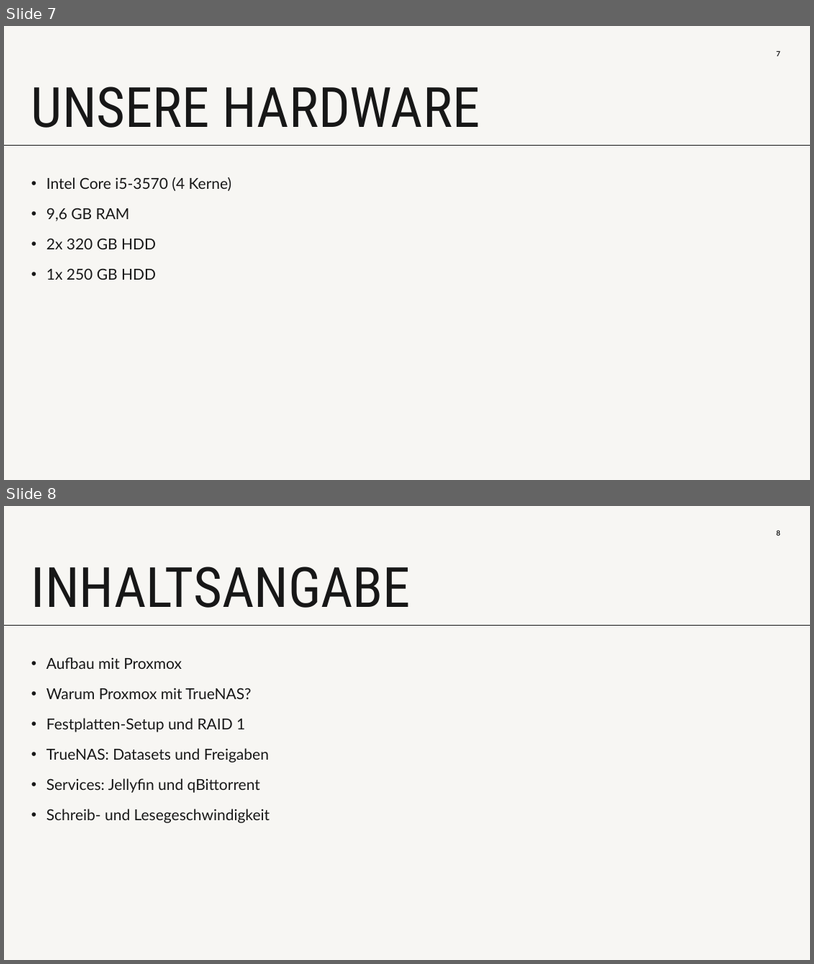
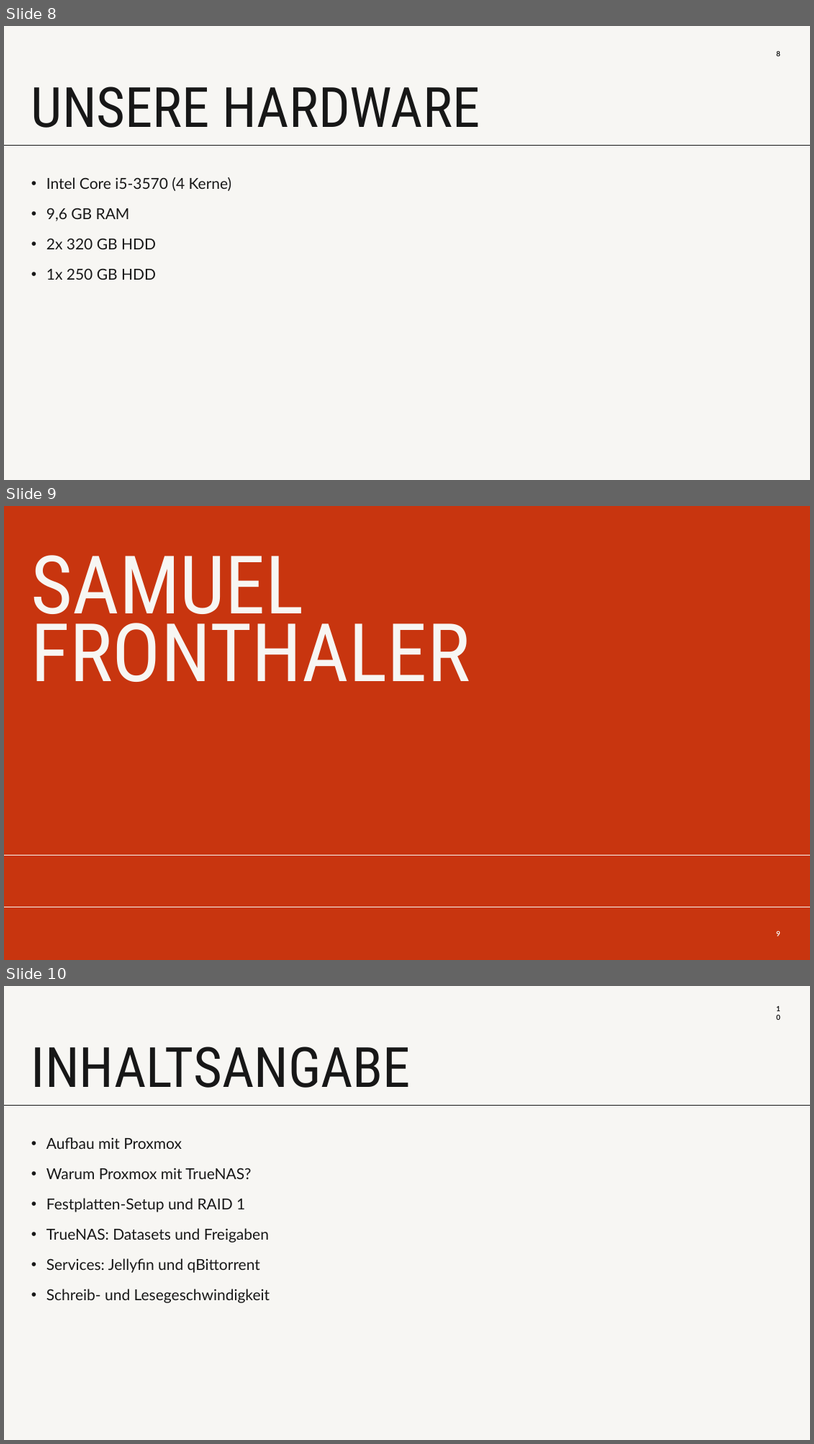
Before and after one commit to codesamu/HTL5, a slide deck: Labor/Signitzer/nas.pptx. Shown one above the other, each under a label of ours: slides 7 and 8 before the commit, slides 8, 9 and 10 after it. The pictures are 814x964 and 814x1444 pixels, drawn with LibreOffice and Linux fonts; fonts in the diff are those of the drawing. Boxes give left, top, right and bottom in pixels: in the first picture for what was removed or moved away, otherwise in the second. Text is boxed around its words. In the diff, an @@ line names an element or a change of style, - is before the commit and + after.

Commit message:
nas pptx

```diff
--- a/Labor/Signitzer/nas.pptx
+++ b/Labor/Signitzer/nas.pptx
@@ slide 9 added at bbox=[4, 506, 810, 960], background #C8350F @@
@@ title added at bbox=[31, 555, 471, 682], 96 pt, text #F7F6F3 @@
+SAMUEL
+FRONTHALER
@@ line added from (4, 855) to (810, 855), #F7F6F3 0.75 pt @@
@@ line added from (4, 906) to (810, 906), #F7F6F3 0.75 pt @@
@@ page number added at bbox=[777, 931, 781, 936], 8.5 pt, text #F7F6F3, bold @@
+9
@@ what was slide 7 is now slide 8 @@
@@ page number at bbox=[777, 51, 781, 56]: text changed @@
-7
+8
@@ what was slide 8 is now slide 10 @@
@@ page number at bbox=[777, 1010, 781, 1016]: text changed @@
-8
+10
```
Also in this commit, not shown: 3 other slides added, 2 other files.
